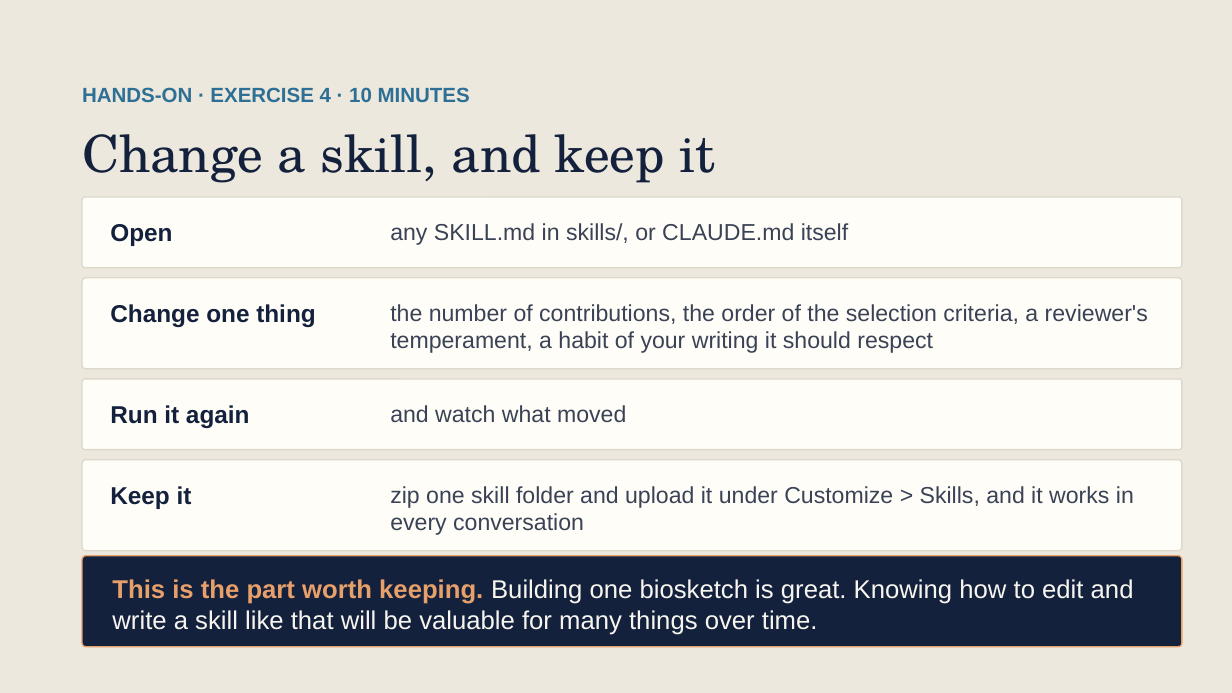
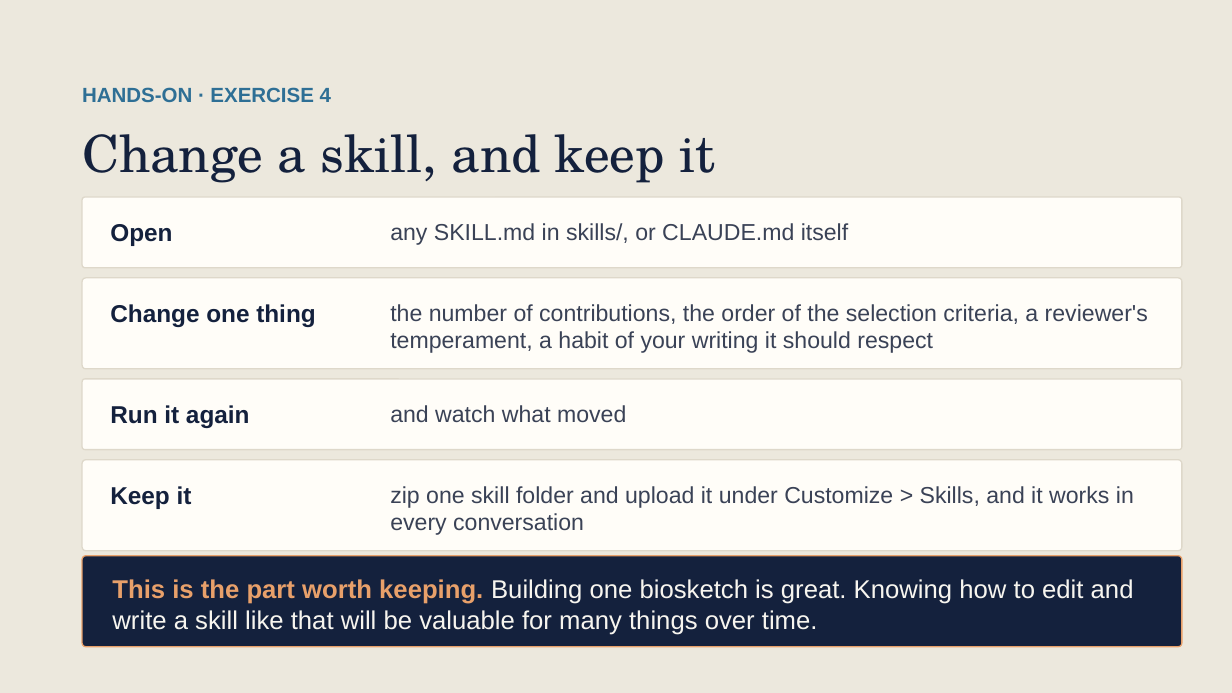
Before and after one commit to scripps-ai-enablement/ai-for-grant-writing, a slide deck: slide 33 of version 1/Using AI for Grant Writing v1.pptx (slide 34 before the commit). Drawn at 1232x693 pixels with LibreOffice and Linux fonts; fonts in the diff are those of the drawing. Boxes give left, top, right and bottom in pixels: in the first picture for what was removed or moved away, otherwise in the second. Text is boxed around its words. In the diff, an @@ line names an element or a change of style, - is before the commit and + after.

```diff
--- a/version 1/Using AI for Grant Writing v1.pptx
+++ b/version 1/Using AI for Grant Writing v1.pptx
@@ text at bbox=[82, 87, 331, 102]: text changed @@
-HANDS-ON · EXERCISE 4 · 10 MINUTES
+HANDS-ON · EXERCISE 4
```
Also in this commit, not shown: 12 other slides changed, 3 slides added, 1 slide removed.
